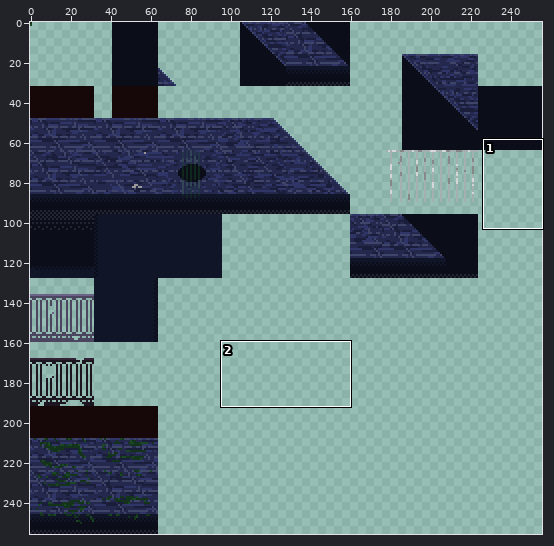
Edited in one commit: sprite sheet (CasaDesDiamantes/sprites/streetTiles_spr/1bfb3df4-e099-4057-ac77-359769abf679.png). The first picture is a wide view before the edit; the outline marks the close-up.
Close-up. Before the commit:
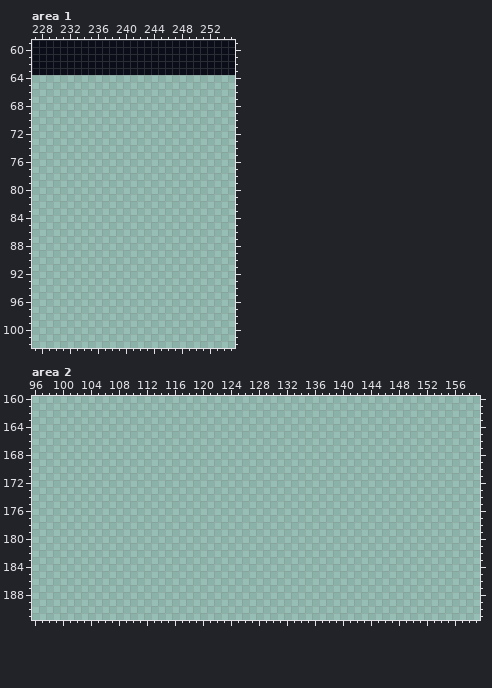
The file is 256x256 pixels. Colours within 5 levels of each other are drawn and written as one. Shown: area 1: x 227..255, y 59..102; area 2: x 96..159, y 160..191.
After the commit:
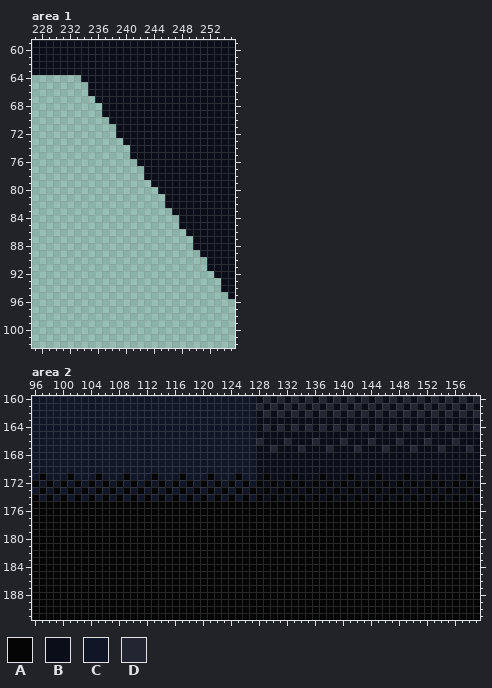
Palette (. is transparent): A #050505  B #0b0d19  C #111528  D #242533
Edits made:
Changed rows in their new state; - is an unchanged pixel.
Area 1:
first column x 234:
 64 BBBBBBBBBBBBBBBBBBBBBB
 65 -BBBBBBBBBBBBBBBBBBBBB
 66 -BBBBBBBBBBBBBBBBBBBBB
 67 --BBBBBBBBBBBBBBBBBBBB
 68 ---BBBBBBBBBBBBBBBBBBB
 69 ---BBBBBBBBBBBBBBBBBBB
 70 ----BBBBBBBBBBBBBBBBBB
 71 -----BBBBBBBBBBBBBBBBB
 72 -----BBBBBBBBBBBBBBBBB
 73 ------BBBBBBBBBBBBBBBB
 74 -------BBBBBBBBBBBBBBB
 75 -------BBBBBBBBBBBBBBB
 76 --------BBBBBBBBBBBBBB
 77 ---------BBBBBBBBBBBBB
 78 ---------BBBBBBBBBBBBB
 79 ----------BBBBBBBBBBBB
 80 -----------BBBBBBBBBBB
 81 ------------BBBBBBBBBB
 82 ------------BBBBBBBBBB
 83 -------------BBBBBBBBB
 84 --------------BBBBBBBB
 85 --------------BBBBBBBB
 86 ---------------BBBBBBB
 87 ----------------BBBBBB
 88 ----------------BBBBBB
 89 -----------------BBBBB
 90 ------------------BBBB
 91 ------------------BBBB
 92 -------------------BBB
 93 --------------------BB
 94 --------------------BB
 95 ---------------------B
Area 2:
first column x 96:
160 CCCCCCCCCCCCCCCCCCCCCCCCCCCCCCCCBDBDBDBDBDBDBDBDBDBDBDBDBDBDBDBD
161 CCCCCCCCCCCCCCCCCCCCCCCCCCCCCCCCDBDBDBDBDBDBDBDBDBDBDBDBDBDBDBDB
162 CCCCCCCCCCCCCCCCCCCCCCCCCCCCCCCCBDBDBDBDBDBDBDBDBDBDBDBDBDBDBDBD
163 CCCCCCCCCCCCCCCCCCCCCCCCCCCCCCCCBBBBBBBBBBBBBBBBBBBBBBBBBBBBBBBB
164 CCCCCCCCCCCCCCCCCCCCCCCCCCCCCCCCBDBDBDBDBDBDBDBDBDBDBDBDBDBDBDBD
165 CCCCCCCCCCCCCCCCCCCCCCCCCCCCCCCCBBBBBBBBBBBBBBBBBBBBBBBBBBBBBBBB
166 CCCCCCCCCCCCCCCCCCCCCCCCCCCCCCCCDBBBDBBBDBBBDBBBDBBBDBBBDBBBDBBB
167 CCCCCCCCCCCCCCCCCCCCCCCCCCCCCCCCBBDBBBDBBBDBBBDBBBDBBBDBBBDBBBDB
168 CCCCCCCCCCCCCCCCCCCCCCCCCCCCCCCCBBBBBBBBBBBBBBBBBBBBBBBBBBBBBBBB
169 CCCCCCCCCCCCCCCCCCCCCCCCCCCCCCCCBBBBBBBBBBBBBBBBBBBBBBBBBBBBBBBB
170 CCCCCCCCCCCCCCCCCCCCCCCCCCCCCCCCBBBBBBBBBBBBBBBBBBBBBBBBBBBBBBBB
171 CACCCACCCACCCACCCACCCACCCACCCACCBABBBABBBABBBABBBABBBABBBABBBABB
172 ACACACACACACACACACACACACACACACACABABABABABABABABABABABABABABABAB
173 CACACACACACACACACACACACACACACACABABABABABABABABABABABABABABABABA
174 ACACACACACACACACACACACACACACACACABABABABABABABABABABABABABABABAB
175 AAAAAAAAAAAAAAAAAAAAAAAAAAAAAAAAAAAAAAAAAAAAAAAAAAAAAAAAAAAAAAAA
176 AAAAAAAAAAAAAAAAAAAAAAAAAAAAAAAAAAAAAAAAAAAAAAAAAAAAAAAAAAAAAAAA
177 AAAAAAAAAAAAAAAAAAAAAAAAAAAAAAAAAAAAAAAAAAAAAAAAAAAAAAAAAAAAAAAA
178 AAAAAAAAAAAAAAAAAAAAAAAAAAAAAAAAAAAAAAAAAAAAAAAAAAAAAAAAAAAAAAAA
179 AAAAAAAAAAAAAAAAAAAAAAAAAAAAAAAAAAAAAAAAAAAAAAAAAAAAAAAAAAAAAAAA
180 AAAAAAAAAAAAAAAAAAAAAAAAAAAAAAAAAAAAAAAAAAAAAAAAAAAAAAAAAAAAAAAA
181 AAAAAAAAAAAAAAAAAAAAAAAAAAAAAAAAAAAAAAAAAAAAAAAAAAAAAAAAAAAAAAAA
182 AAAAAAAAAAAAAAAAAAAAAAAAAAAAAAAAAAAAAAAAAAAAAAAAAAAAAAAAAAAAAAAA
183 AAAAAAAAAAAAAAAAAAAAAAAAAAAAAAAAAAAAAAAAAAAAAAAAAAAAAAAAAAAAAAAA
184 AAAAAAAAAAAAAAAAAAAAAAAAAAAAAAAAAAAAAAAAAAAAAAAAAAAAAAAAAAAAAAAA
185 AAAAAAAAAAAAAAAAAAAAAAAAAAAAAAAAAAAAAAAAAAAAAAAAAAAAAAAAAAAAAAAA
186 AAAAAAAAAAAAAAAAAAAAAAAAAAAAAAAAAAAAAAAAAAAAAAAAAAAAAAAAAAAAAAAA
187 AAAAAAAAAAAAAAAAAAAAAAAAAAAAAAAAAAAAAAAAAAAAAAAAAAAAAAAAAAAAAAAA
188 AAAAAAAAAAAAAAAAAAAAAAAAAAAAAAAAAAAAAAAAAAAAAAAAAAAAAAAAAAAAAAAA
189 AAAAAAAAAAAAAAAAAAAAAAAAAAAAAAAAAAAAAAAAAAAAAAAAAAAAAAAAAAAAAAAA
190 AAAAAAAAAAAAAAAAAAAAAAAAAAAAAAAAAAAAAAAAAAAAAAAAAAAAAAAAAAAAAAAA
191 AAAAAAAAAAAAAAAAAAAAAAAAAAAAAAAAAAAAAAAAAAAAAAAAAAAAAAAAAAAAAAAA
Where, in picture pixels (left, top, right, bottom), the same in both close-ups:
added: (81, 75, 235, 299)
added: (32, 396, 480, 620)
